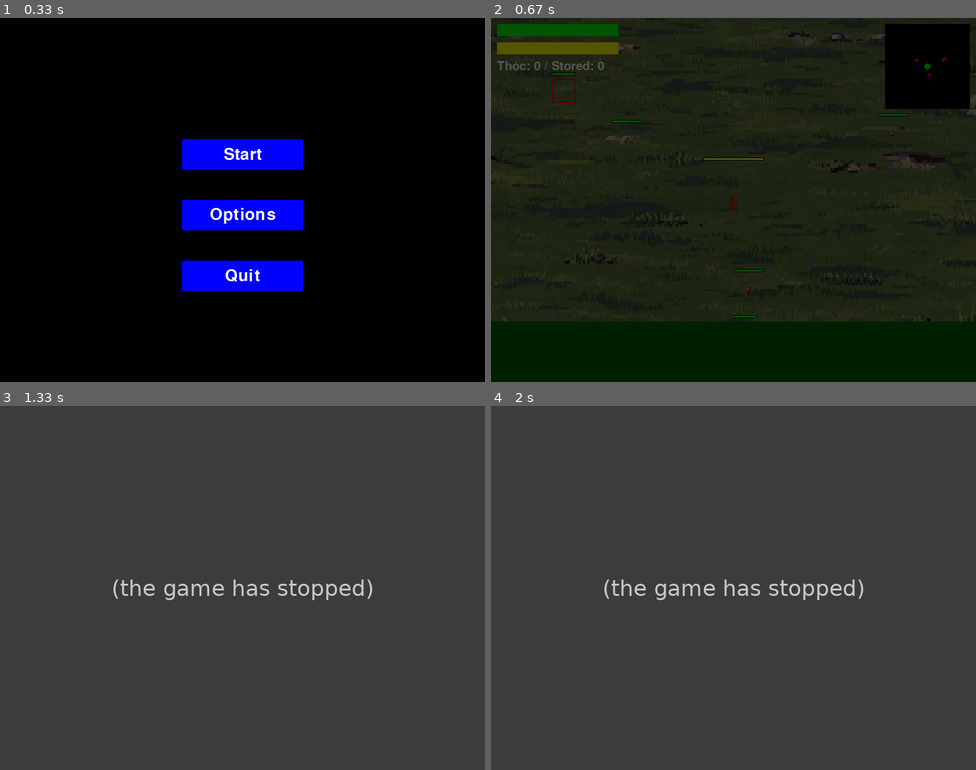
Above: before the commit, frames 1-4 (two rows, left to right).
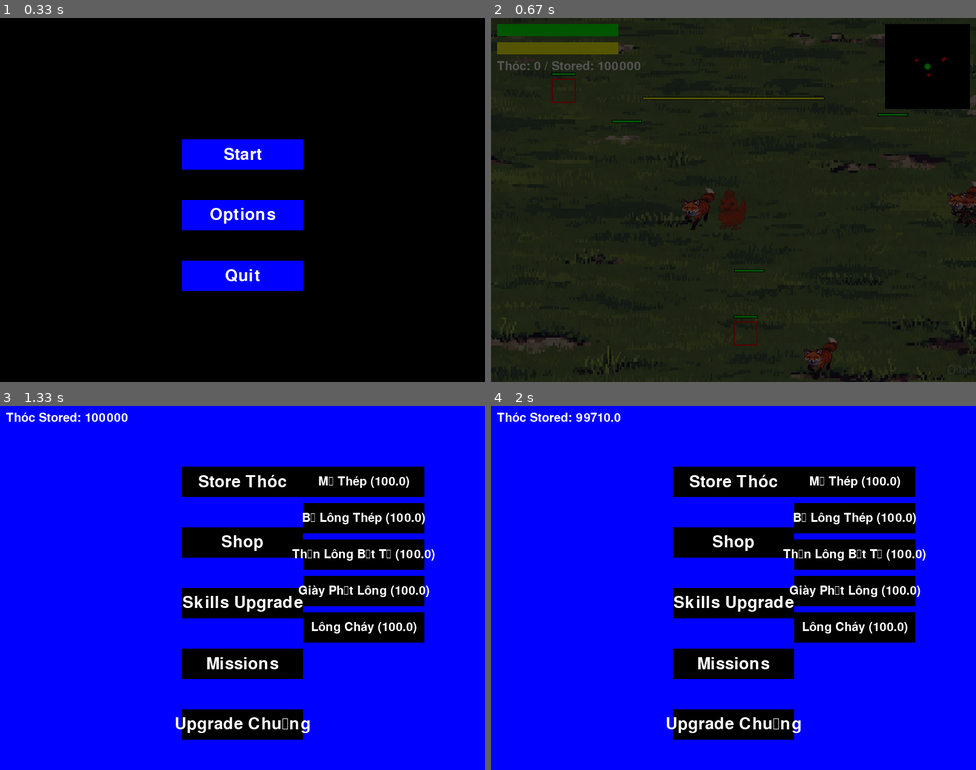
Above: after the commit, the same moments.

Repository: Zakihung/The-Chickening
Game: pygame game, started from main.py
Same seed, same stepped clock (60 frames per second), same inputs: the game is played once before the commit and once after it.
Inputs (mouse positions are in pixels of both pictures, inside the frame that each line leads up to):
- Up to frame 1 (0.33 s): no input
- Up to frame 2 (0.67 s): press the mouse at (733, 156) at 0.37 s; move the mouse to (655, 221) at 0.47 s; release the mouse at (583, 287) at 0.6 s
- Up to frame 3 (1.33 s): tap S at 0.67 s; press the mouse at (242, 544) at 1.03 s; move the mouse to (184, 529) at 1.13 s; release the mouse at (126, 515) at 1.27 s
- Up to frame 4 (2 s): press the mouse at (733, 726) at 1.37 s; move the mouse to (782, 657) at 1.47 s; release the mouse at (830, 591) at 1.6 s; press the mouse at (854, 555) at 1.7 s; move the mouse to (777, 580) at 1.8 s; release the mouse at (704, 606) at 1.93 s

Frame 1 is identical in both runs. In frame 2, 16% of the frame differs, in the area x 0-100%, y 12-100%; in frame 3, 100%, in the area x 0-100%, y 0-100%; in frame 4, 100%.
Error before the commit: AttributeError: 'GameScreen' object has no attribute 'skills' (game_screen.py line 36); the game stopped at 0.67 s (later frames are placeholders)

Commit message:
Change game_screen; change scale for chicken, enemy, boss, resource; change name enemy

Diff:
--- a/modules/entities/boss.py
+++ b/modules/entities/boss.py
@@ -19,7 +19,7 @@
         sprite_path = os.path.join('assets', 'images', 'boss', 'big_fox.png')
         if os.path.exists(sprite_path):
             self.image = pygame.image.load(sprite_path)
-            self.image = pygame.transform.scale(self.image, (100, 100))
+            self.image = pygame.transform.scale(self.image, (300, 300))
         else:
             self.image = None
         self.phase = 1
--- a/modules/entities/enemy.py
+++ b/modules/entities/enemy.py
@@ -28,7 +28,7 @@
         sprite_path = os.path.join('assets', 'images', 'enemies', f'fox_{self.type}.png')
         if os.path.exists(sprite_path):
             self.image = pygame.image.load(sprite_path)
-            self.image = pygame.transform.scale(self.image, (50, 50))
+            self.image = pygame.transform.scale(self.image, (300, 300))
         else:
             self.image = None
 
--- a/modules/entities/player.py
+++ b/modules/entities/player.py
@@ -22,7 +22,7 @@
         )
         try:
             self.image = pygame.image.load('assets/images/player/chicken.png')
-            self.image = pygame.transform.scale(self.image, (100, 100))
+            self.image = pygame.transform.scale(self.image, (300, 300))
             self.rect = self.image.get_rect(center=(SCREEN_WIDTH // 2, SCREEN_HEIGHT // 2))
             self.original_image = self.image
         except pygame.error as e:
@@ -47,7 +47,7 @@
         self.bomb_regen_timer = 0
         self.enemies = []
         self.thoc_collected = 0
-        self.thoc_stored = 0
+        self.thoc_stored = 100000
         self.dropped_resources = []
         self.equipped_items = []
         self.armor = 0
--- a/modules/entities/resource.py
+++ b/modules/entities/resource.py
@@ -17,7 +17,7 @@
         sprite_path = os.path.join('assets', 'images', 'resources', 'thoc.png')
         if os.path.exists(sprite_path):
             self.image = pygame.image.load(sprite_path)
-            self.image = pygame.transform.scale(self.image, (20, 20))
+            self.image = pygame.transform.scale(self.image, (300, 300))
         else:
             self.image = None
         self.alive = True  # Để collect
--- a/modules/screens/game_screen.py
+++ b/modules/screens/game_screen.py
@@ -4,25 +4,36 @@
 from modules.entities.player import Player
 from modules.managers.level_manager import LevelManager
 from modules.managers.item_manager import ItemManager
+from modules.skills import Skills  # Thêm import Skills
 from modules.screens.safe_zone import SafeZone
 from modules.utils.hud import Hud
+
 
 class GameScreen:
     def __init__(self, screen, sound_manager):
         self.screen = screen
         self.sound_manager = sound_manager
         self.background_color = COLOR_GREEN
+
+        # Khởi tạo các manager và entity theo đúng thứ tự
         self.player = Player(self.sound_manager)
         self.level_manager = LevelManager(self.sound_manager)
+        self.item_manager = ItemManager()
+        self.skills = Skills()  # Thêm dòng này để khởi tạo Skills
+
+        # Liên kết
         self.player.enemies = self.level_manager.enemies
+
+        # HUD và các danh sách
         self.resources = []
-        self.item_manager = ItemManager()
         self.hud = Hud(self.screen, self.player, self.level_manager.enemies)
+
+        # Trạng thái game
         self.paused = False
         self.safe_zone = None
         self.font = pygame.font.SysFont(None, 50)
-        self.score = 0  # Score calc
-        self.kills = 0  # For score/kills
+        self.score = 0
+        self.kills = 0
 
     def update(self, delta_time, keys, events):
         """Update with events for safe_zone."""
@@ -32,18 +43,26 @@
         if self.paused:
             return
 
+        # Vào safe zone bằng phím S
         if keys[pygame.K_s] and not self.safe_zone:
-            self.safe_zone = SafeZone(self.screen, self.player, self.item_manager, self.skills)  # Pass item/skills if need
+            self.safe_zone = SafeZone(
+                self.screen,
+                self.player,
+                self.item_manager,
+                self.skills  # Bây giờ self.skills đã tồn tại
+            )
 
         if self.safe_zone:
             action = self.safe_zone.update(events)
             if action == 'back' or keys[pygame.K_ESCAPE]:
                 self.safe_zone = None
-            return
+            return  # Không update game khi ở safe zone
 
+        # Update game bình thường
         self.player.update(delta_time, keys)
         self.level_manager.update(delta_time, self.player)
 
+        # Resources
         for res in self.resources[:]:
             res.update(delta_time, self.player)
             if not res.alive:
@@ -51,25 +70,37 @@
         self.resources.extend(self.player.dropped_resources)
         self.player.dropped_resources.clear()
 
+        # Equip item từ inventory bằng phím E
         if keys[pygame.K_e] and self.player.inventory:
             item_id = self.player.inventory.pop(0)
             self.item_manager.equip_item(self.player, item_id)
 
-        # Score update placeholder (on kill/collect/clear)
-        self.score = self.player.thoc_collected + self.player.thoc_stored + (self.level_manager.current_level * 100) + (self.kills * 10)
+        # Tính score (placeholder)
+        self.score = (
+                self.player.thoc_collected +
+                self.player.thoc_stored +
+                (self.level_manager.current_level * 100) +
+                (self.kills * 10)
+        )
 
     def draw_background(self):
-        self.screen.fill(self.background_color)
+        # Dùng background từ level_manager (đã có bg + obstacles + spawns)
         self.level_manager.draw(self.screen)
+
+        # Vẽ player và resources
         self.player.draw(self.screen)
         for res in self.resources:
             res.draw(self.screen)
+
+        # HUD
         self.hud.draw()
-        pygame.draw.rect(self.screen, (0, 100, 0), (0, SCREEN_HEIGHT - 100, SCREEN_WIDTH, 100))
 
+        # Paused overlay
         if self.paused:
             paused_text = self.font.render('Paused', True, COLOR_WHITE)
-            self.screen.blit(paused_text, (SCREEN_WIDTH//2 - 100, SCREEN_HEIGHT//2))
+            text_rect = paused_text.get_rect(center=(SCREEN_WIDTH // 2, SCREEN_HEIGHT // 2))
+            self.screen.blit(paused_text, text_rect)
 
+        # Safe zone overlay
         if self.safe_zone:
             self.safe_zone.draw()
Renamed: assets/images/enemies/bomber.png -> assets/images/enemies/fox_bomber.png
Renamed: assets/images/enemies/mage.png -> assets/images/enemies/fox_mage.png
Renamed: assets/images/enemies/shield.png -> assets/images/enemies/fox_shield.png
